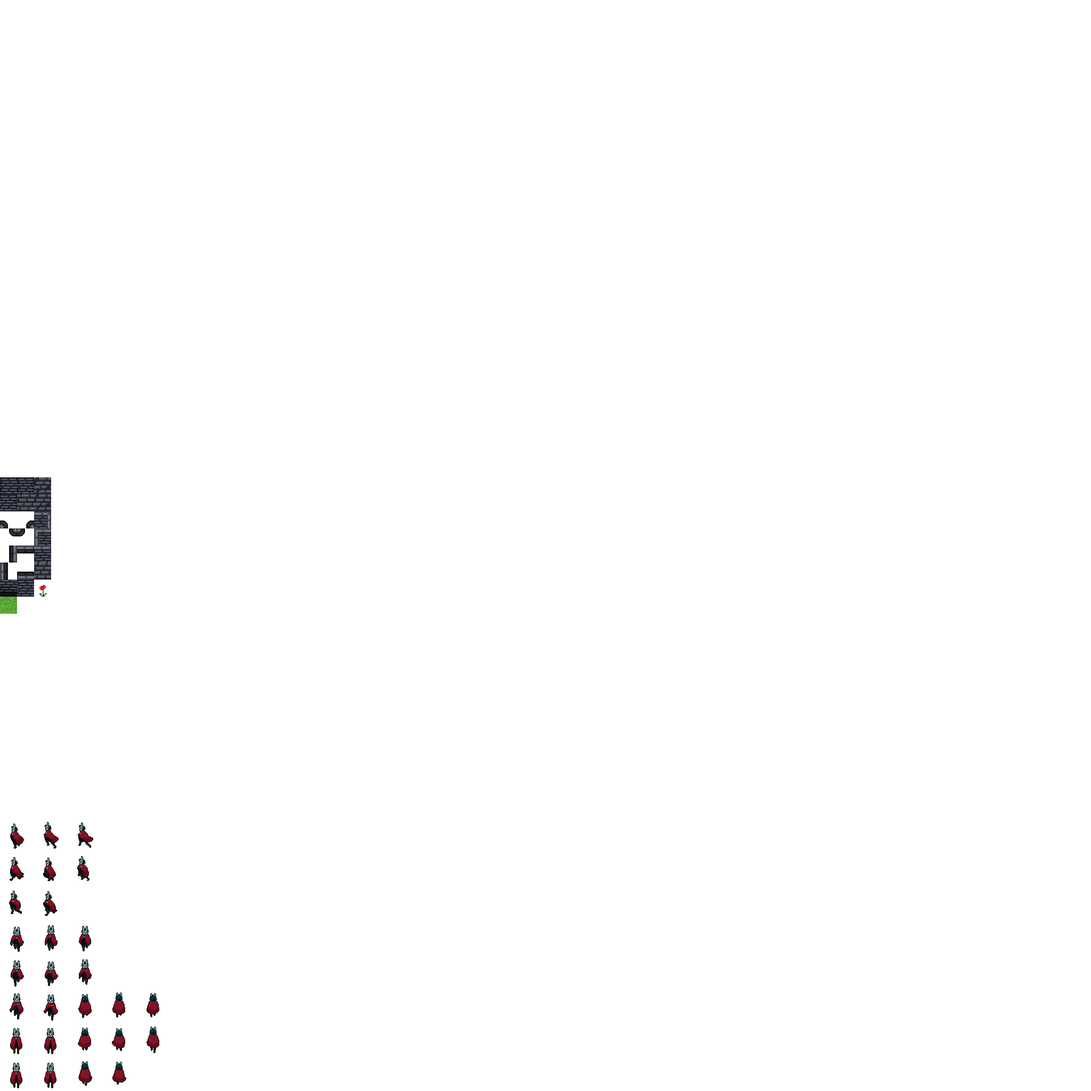
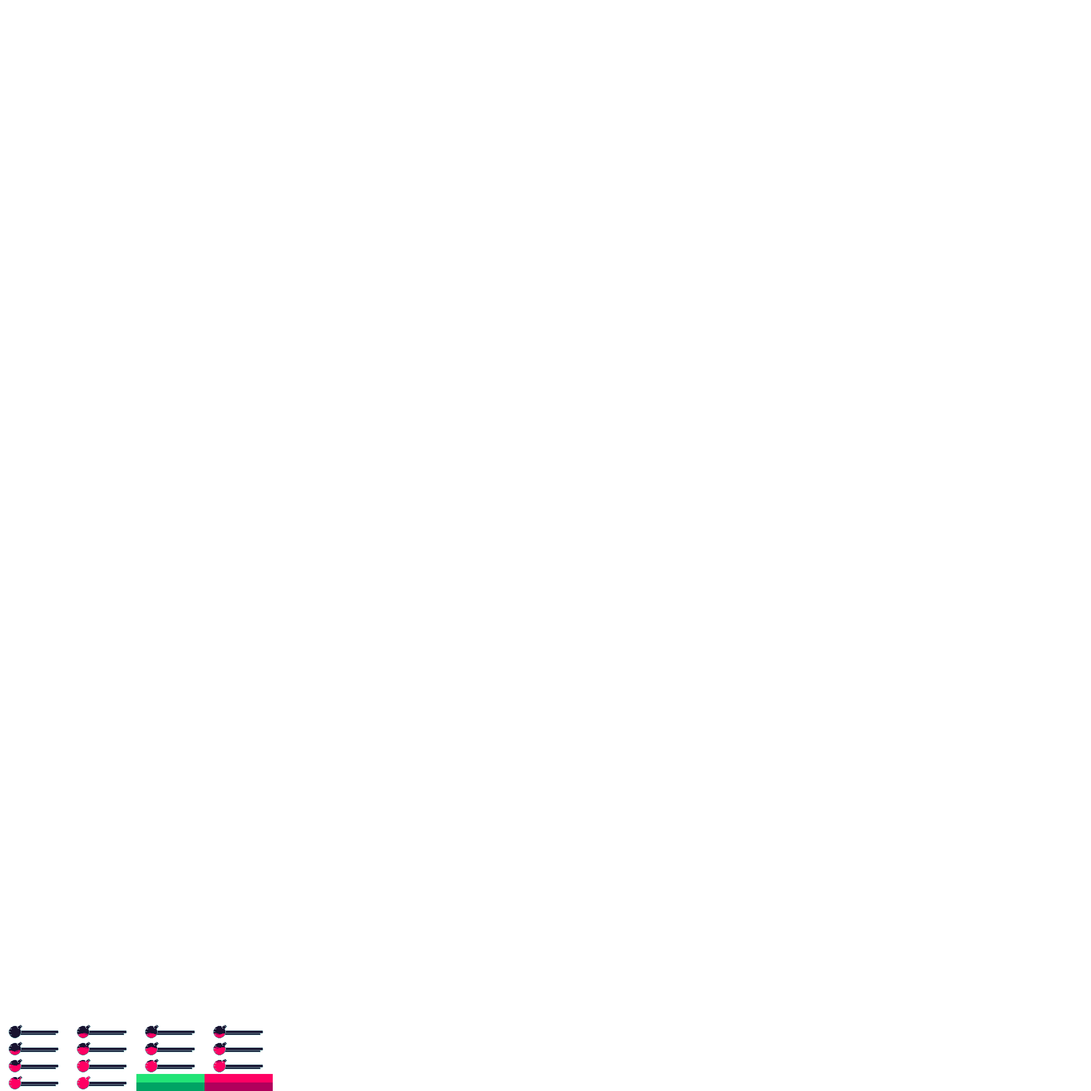
The second 1091 x 1091 image is a revision of the first. Changes to its layers:
removed group "player" (4 layers) over [9, 822, 160, 1089]
removed layer "Boi_Idle.png" from group "player" over [10, 1028, 57, 1089]
removed layer "Boi_Run_North.png" from group "player" over [77, 992, 160, 1087]
removed layer "Boi_Run_Side.png" from group "player" over [9, 822, 94, 917]
removed layer "Boi_Run_South.png" from group "player" over [9, 925, 92, 1022]
removed group "tiles" (14 layers) over [0, 477, 52, 614]
removed layer "Pasted Layer" from group "tiles" over [0, 596, 18, 614]
removed layer "1-12 corners" from group "tiles" over [0, 520, 35, 537]
removed layer "1-11 top left/right" from group "tiles" over [34, 511, 52, 546]
removed layer "1-10 top" from group "tiles" over [17, 571, 35, 580]
removed layer "1-7 top/left/right" from group "tiles" over [0, 545, 35, 580]
removed layer "1-6-1" from group "tiles" over [34, 545, 52, 563]
removed layer "1-5-1" from group "tiles" over [17, 494, 35, 512]
removed layer "Tiles 1-4-1.png.png" from group "tiles" over [34, 477, 52, 495]
removed layer "Tiles 1-3.png.png" from group "tiles" over [34, 494, 52, 512]
removed layer "Tiles 1-2.png.png" from group "tiles" over [34, 562, 52, 580]
removed layer "1-15 corner walls" from group "tiles" over [0, 477, 35, 512]
removed layer "1-9 bottom" from group "tiles" over [0, 579, 18, 597]
removed layer "1-8-1" from group "tiles" over [17, 579, 35, 597]
added group "bar" with 4 layers over [8, 1024, 273, 1091]
added layer "Health_Bar.png" in group "bar" over [8, 1024, 264, 1090]
added group "bar_colours" with 2 layers in group "bar" over [136, 1074, 273, 1091]
added layer "Stamina_colors (1).png" in group "bar_colours" over [136, 1074, 205, 1091]
added layer "Health_colors (1).png" in group "bar_colours" over [204, 1074, 273, 1091]
…and 1 more changes (1 removed)
